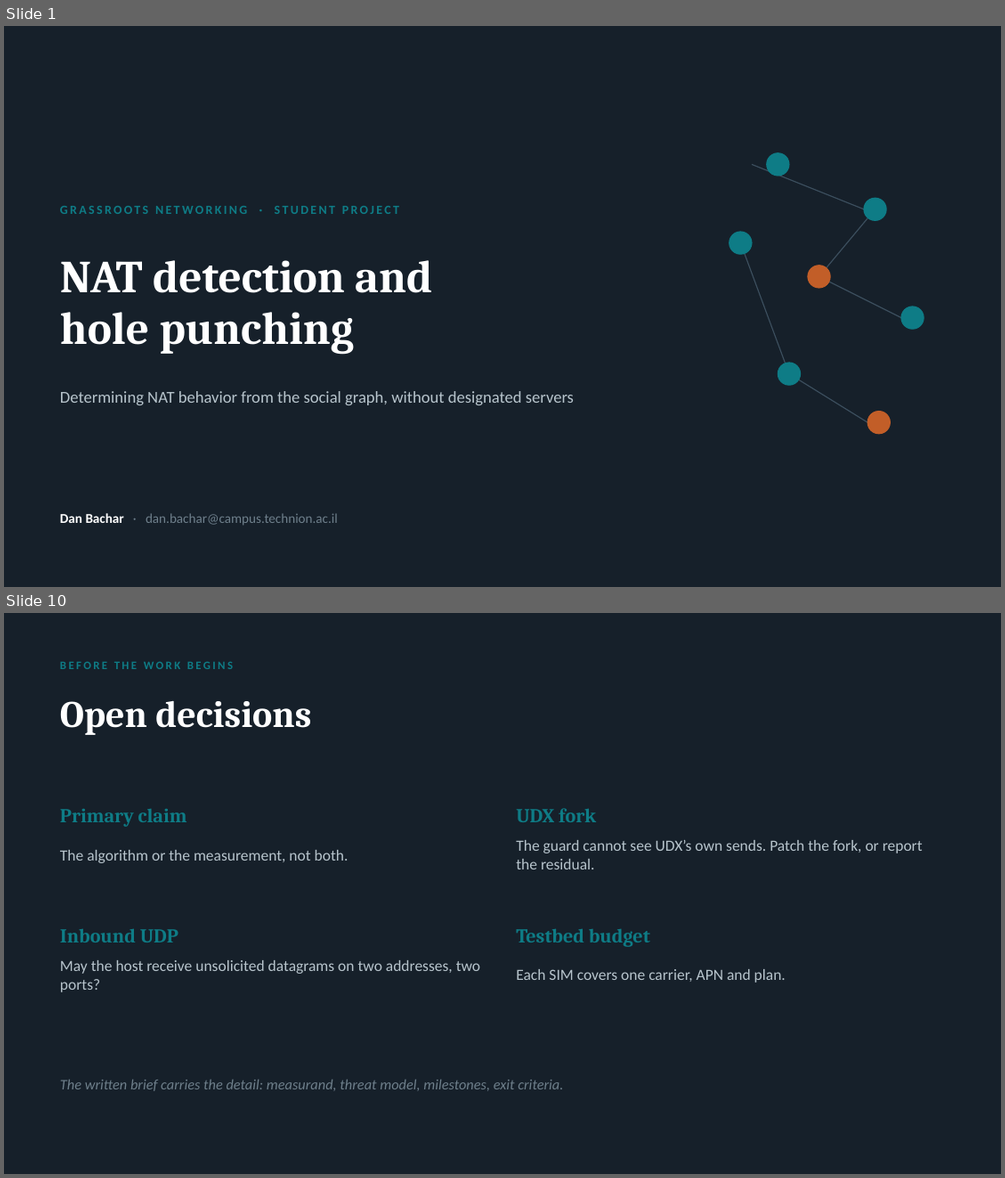
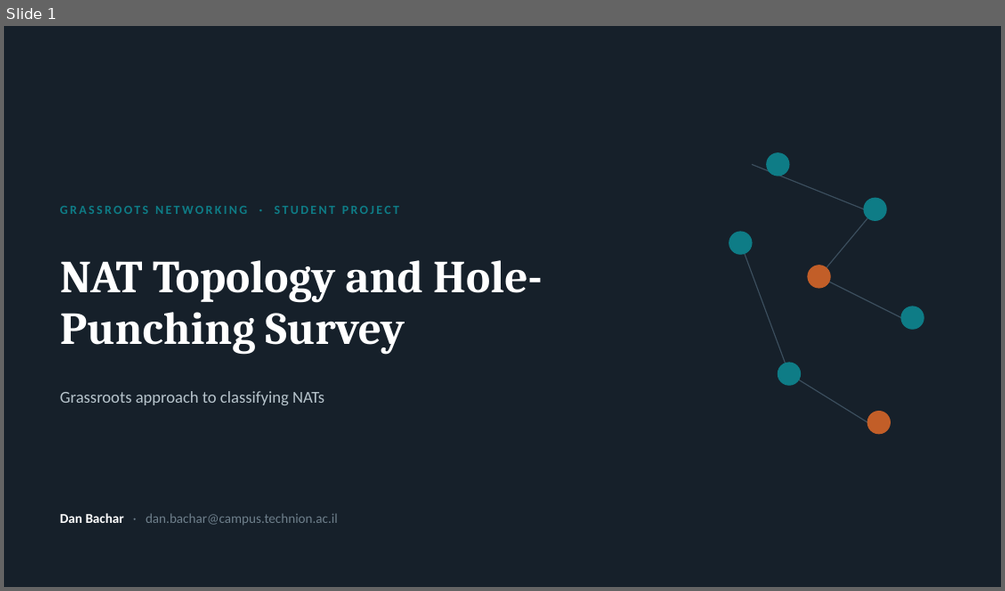
Before and after one commit to danbachar/grassroots-networking, a slide deck: docs/student-projects/grassroots-nat-project.pptx. Shown one above the other, each under a label of ours: slides 1 and 10 before the commit, slide 1 after it; the slides between them are not shown. The pictures are 1005x1178 and 1005x591 pixels, drawn with LibreOffice and Linux fonts; fonts in the diff are those of the drawing. Boxes give left, top, right and bottom in pixels: in the first picture for what was removed or moved away, otherwise in the second. Text is boxed around its words. In the diff, an @@ line names an element or a change of style, - is before the commit and + after.

Commit message:
update slides, brief

```diff
--- a/docs/student-projects/grassroots-nat-project.pptx
+++ b/docs/student-projects/grassroots-nat-project.pptx
@@ slide 10 removed at (x1=4, y1=613, x2=1001, y2=1174), background #16202A @@
@@ text removed at (x1=60, y1=662, x2=233, y2=669) @@
-BEFORE THE WORK BEGINS
@@ text removed at (x1=60, y1=701, x2=311, y2=735) @@
-Open decisions
@@ text removed at (x1=60, y1=809, x2=187, y2=827) @@
-Primary claim
@@ text removed at (x1=516, y1=808, x2=596, y2=822) @@
-UDX fork
@@ text removed at (x1=60, y1=850, x2=348, y2=863) @@
-The algorithm or the measurement, not both.
@@ text removed at (x1=516, y1=840, x2=922, y2=869) @@
-The guard cannot see UDX’s own sends. Patch the fork, or report the residual.
@@ text removed at (x1=60, y1=929, x2=178, y2=942) @@
-Inbound UDP
@@ text removed at (x1=516, y1=929, x2=650, y2=947) @@
-Testbed budget
@@ text removed at (x1=60, y1=960, x2=480, y2=992) @@
-May the host receive unsolicited datagrams on two addresses, two ports?
@@ text removed at (x1=516, y1=969, x2=785, y2=982) @@
-Each SIM covers one carrier, APN and plan.
@@ text removed at (x1=60, y1=1079, x2=563, y2=1091) @@
-The written brief carries the detail: measurand, threat model, milestones, exit criteria.
@@ slide 1 changed as well @@
@@ text at (x1=60, y1=260, x2=542, y2=354): text changed @@
-NAT detection and
-hole punching
+NAT Topology and Hole-Punching Survey
@@ text at (x1=60, y1=391, x2=324, y2=405): text changed @@
-Determining NAT behavior from the social graph, without designated servers
+Grassroots approach to classifying NATs
```
Also in this commit, not shown: 3 other slides changed, 4 slides added, 5 other slides removed, 5 other files.
